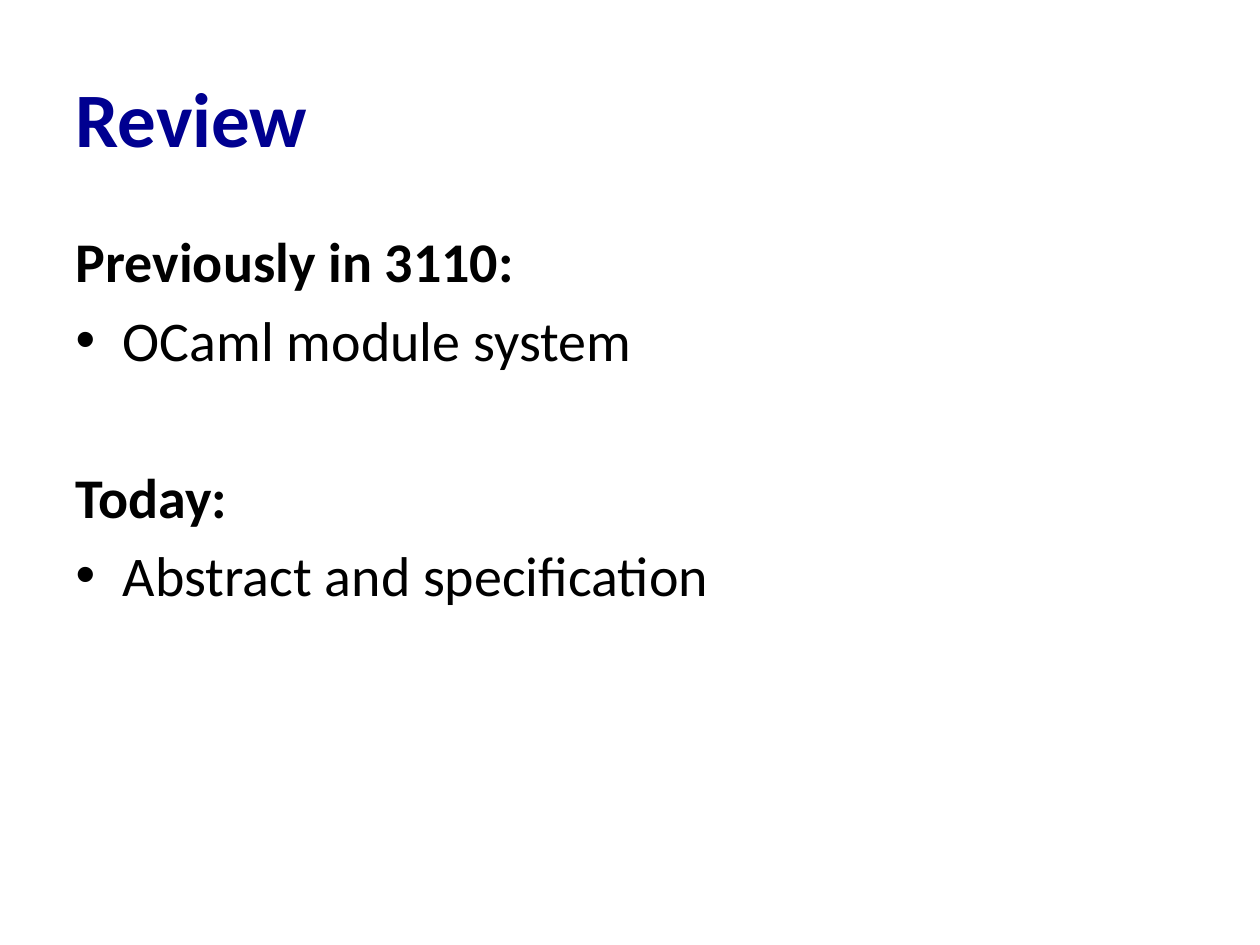
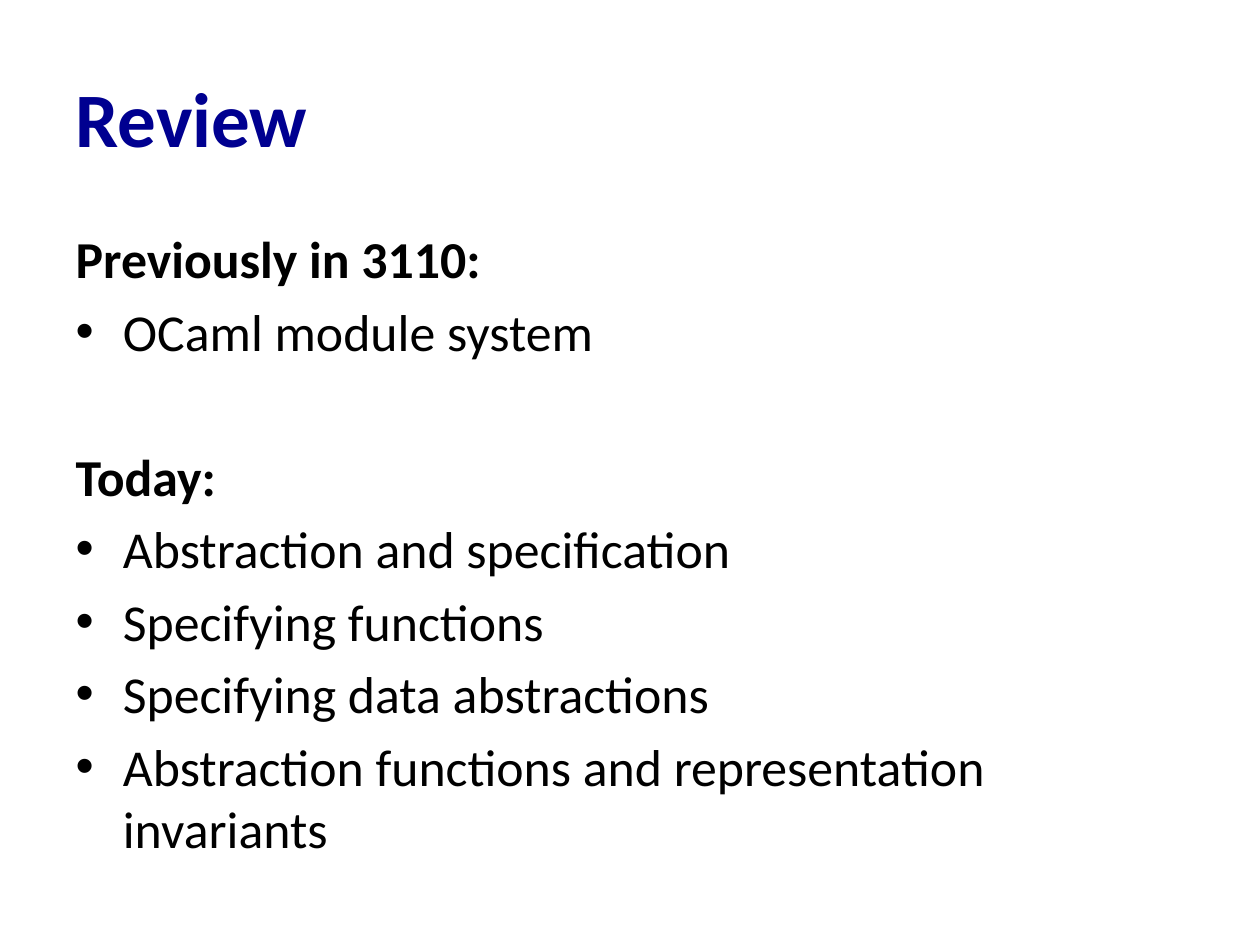
Before and after one commit to cs3110/materials-2019fa, a slide deck: slide 4 of 09-abs-spec/lec.pptx. Drawn at 1260x945 pixels with LibreOffice and Linux fonts; fonts in the diff are those of the drawing. Boxes give left, top, right and bottom in pixels: in the first picture for what was removed or moved away, otherwise in the second. Text is boxed around its words. In the diff, an @@ line names an element or a change of style, - is before the commit and + after.

```diff
--- a/09-abs-spec/lec.pptx
+++ b/09-abs-spec/lec.pptx
@@ text at (x1=76, y1=241, x2=593, y2=504): size 32 to 29.6 pt in "Previously in 3110:", "OCaml module system", "Today:" @@
@@ text at (x1=123, y1=532, x2=985, y2=849): text changed; size 32 to 29.6 pt @@
-• Abstract and specification
+• Abstraction and specification
+• Specifying functions
+• Specifying data abstractions
+• Abstraction functions and representation invariants
```
Also in this commit, not shown: 1 other slide changed, 1 other file.
